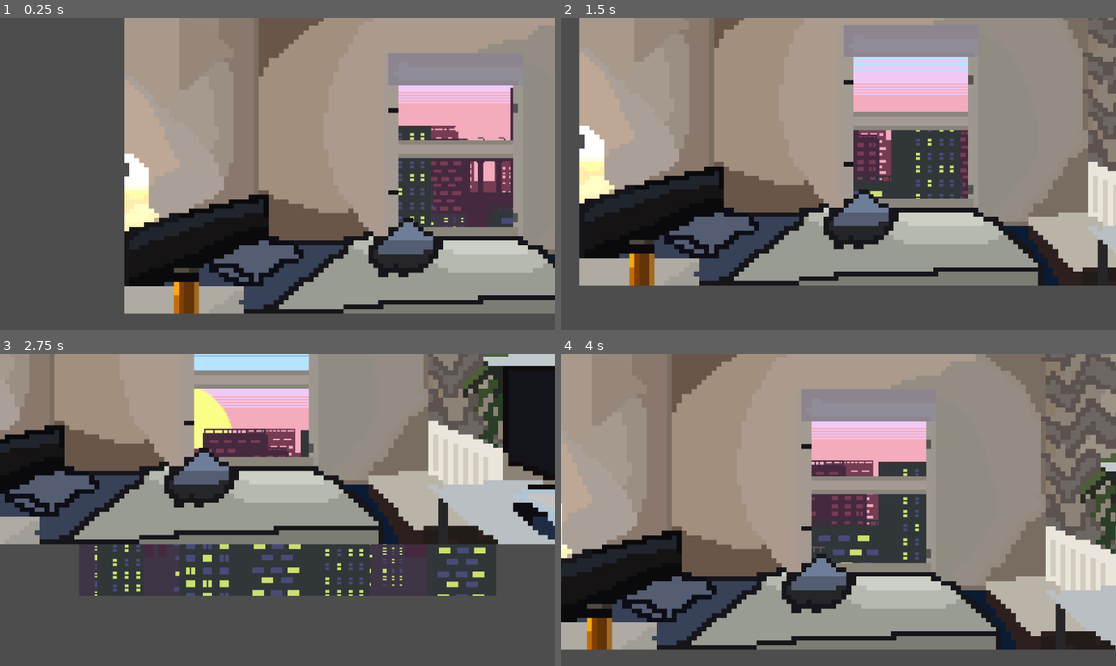
Above: before the commit, frames 1-4 (two rows, left to right).
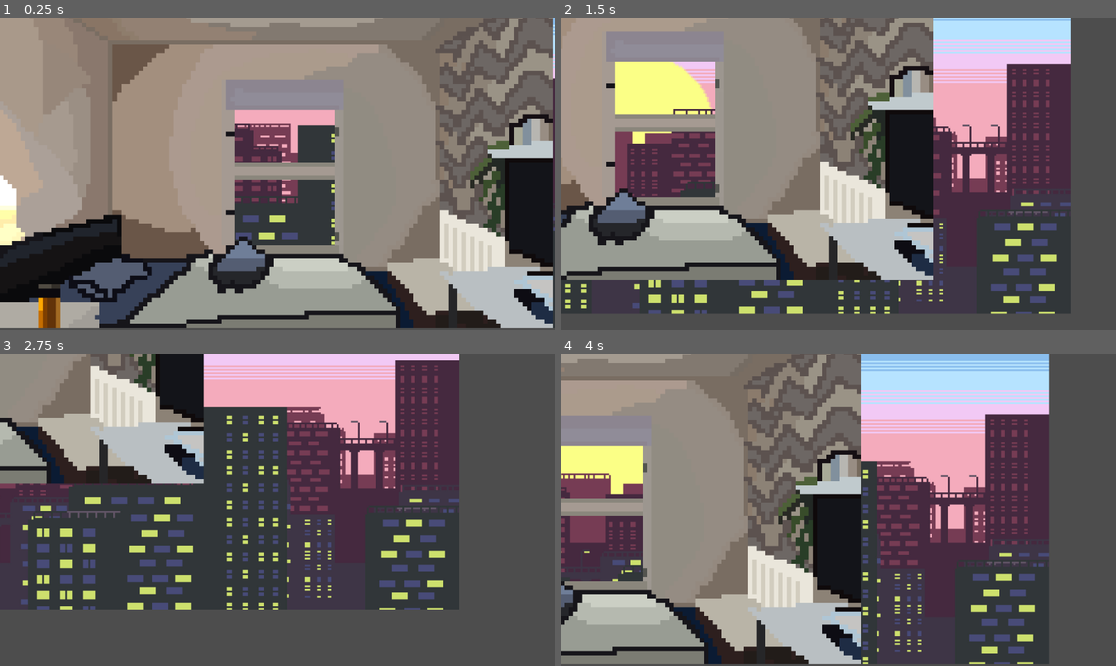
Above: after the commit, the same moments.

Repository: ammardyaakob/abroadsim
Game: Godot game, scene res://Room1.tscn
The game is run twice, just before and just after one commit, with the same random seed, the same clock (stepped at 60 frames per second) and the same inputs.
Inputs (mouse positions are in pixels of both pictures, inside the frame that each line leads up to):
- Up to frame 1 (0.25 s): no input
- Up to frame 2 (1.5 s): tap Enter at 0.5 s; move the mouse to (960, 158) at 0.52 s; hold Right (ui_right) 0.53-1.28 s; click (960, 158) at 0.6 s; move the mouse to (727, 189) at 1.27 s; hold Down (ui_down) from 1.28 s (still down); click (727, 189) at 1.35 s
- Up to frame 3 (2.75 s): move the mouse to (333, 441) at 2.02 s; release Down (ui_down) at 2.03 s; hold Right (ui_right) from 2.03 s (still down); click (333, 441) at 2.1 s
- Up to frame 4 (4 s): move the mouse to (810, 572) at 2.77 s; release Right (ui_right) at 2.78 s; hold Up (ui_up) 2.78-3.53 s; click (810, 572) at 2.85 s; move the mouse to (1005, 556) at 3.52 s; hold Left (ui_left) from 3.53 s (still down); click (1005, 556) at 3.6 s

The runs differ from the first frame. In frame 1, 79% of the frame differs, in the area x 0-100%, y 0-100%; in frame 2, 74%; in frame 3, 64%; in frame 4, 79%.

Commit message:
feat: add clickable bed window and desk

Diff:
--- /dev/null
+++ b/Outside.gd
@@ -0,0 +1,18 @@
+extends Area2D
+
+var selected = false;
+# Called when the node enters the scene tree for the first time.
+func _ready() -> void:
+	selected = false;
+
+# Called every frame. 'delta' is the elapsed time since the previous frame.
+func _process(delta: float) -> void:
+	if selected:
+		if Input.is_action_just_pressed("left_click"):
+			print("Window is clicked!")
+
+func _on_mouse_exited() -> void:
+	selected = false
+
+func _on_mouse_entered() -> void:
+	selected = true
--- a/Room1.tscn
+++ b/Room1.tscn
@@ -3,6 +3,12 @@
 [ext_resource type="PackedScene" uid="uid://dru70r8wn5ovh" path="res://Player.tscn" id="1_7sn5g"]
 [ext_resource type="Texture2D" uid="uid://vhbbltumjq87" path="res://Krita/Bedroom1.png" id="2_gf3we"]
 [ext_resource type="Texture2D" uid="uid://c6wygrg21qld3" path="res://kendall-smith-skyline.jpg" id="3_dewo4"]
+[ext_resource type="Script" uid="uid://cxa3iclfryei4" path="res://bed.gd" id="4_gf3we"]
+[ext_resource type="Script" uid="uid://bqo3iinxfyxs6" path="res://Outside.gd" id="5_6m4pu"]
+[ext_resource type="Script" uid="uid://dot4xlfqtw3ub" path="res://desk.gd" id="5_vowwe"]
+
+[sub_resource type="RectangleShape2D" id="RectangleShape2D_qyaky"]
+size = Vector2(207.75, 109)
 
 [node name="Node2D" type="Node2D" unique_id=463023459]
 
@@ -10,21 +16,12 @@
 
 [node name="TextureRect" type="TextureRect" parent="Room" unique_id=26932549]
 texture_filter = 1
-offset_left = -504.0
-offset_top = -256.0
-offset_right = 1760.0
-offset_bottom = 912.0
+offset_left = -12.0
+offset_top = -4.0
+offset_right = 1311.0
+offset_bottom = 648.0
 texture = ExtResource("2_gf3we")
-
-[node name="CharacterBody2D" parent="." unique_id=2091237456 instance=ExtResource("1_7sn5g")]
-visible = false
-z_index = 2
-position = Vector2(39.99994, 416.00003)
-scale = Vector2(0.60198283, 0.5950315)
-
-[node name="Camera2D" type="Camera2D" parent="CharacterBody2D" unique_id=404441982]
-zoom = Vector2(0.585, 0.585)
-limit_enabled = false
+stretch_mode = 4
 
 [node name="outside" type="Parallax2D" parent="." unique_id=458676280]
 scale = Vector2(1.0217749, 0.94794)
@@ -32,9 +29,48 @@
 
 [node name="TextureRect" type="TextureRect" parent="outside" unique_id=1135864540]
 z_index = -1
-offset_left = -70.46564
-offset_top = -143.469
-offset_right = 1537.0828
-offset_bottom = 861.43085
+offset_left = -7.829513
+offset_top = -3.1647577
+offset_right = 1272.1705
+offset_bottom = 716.83527
 scale = Vector2(0.90103656, 0.948997)
 texture = ExtResource("3_dewo4")
+stretch_mode = 4
+
+[node name="CharacterBody2D" parent="." unique_id=2091237456 instance=ExtResource("1_7sn5g")]
+visible = false
+z_index = 2
+position = Vector2(575, 328.00003)
+scale = Vector2(0.60198283, 0.5950315)
+
+[node name="Camera2D" type="Camera2D" parent="CharacterBody2D" unique_id=404441982]
+limit_enabled = false
+
+[node name="Bed" type="Area2D" parent="." unique_id=2099527611]
+script = ExtResource("4_gf3we")
+
+[node name="CollisionPolygon2D" type="CollisionPolygon2D" parent="Bed" unique_id=858844186]
+polygon = PackedVector2Array(247, 409, -11, 487, -9, 596, 77, 596, 76, 553, 125, 552, 125, 594, 206, 594, 206, 648, 828, 648, 828, 604, 709, 495, 549, 501, 508, 457, 450, 505, 246, 502)
+
+[node name="Outside" type="Area2D" parent="." unique_id=248082623]
+script = ExtResource("5_6m4pu")
+
+[node name="CollisionPolygon2D" type="CollisionPolygon2D" parent="Outside" unique_id=2034161512]
+polygon = PackedVector2Array(485, 339, 485, 469, 498, 455, 513, 456, 532, 475, 695, 475, 694, 341)
+
+[node name="CollisionShape2D" type="CollisionShape2D" parent="Outside" unique_id=371810625]
+position = Vector2(590.125, 249.5)
+shape = SubResource("RectangleShape2D_qyaky")
+
+[node name="Desk" type="Area2D" parent="." unique_id=1475947603]
+script = ExtResource("5_vowwe")
+
+[node name="CollisionPolygon2D" type="CollisionPolygon2D" parent="Desk" unique_id=597849436]
+polygon = PackedVector2Array(913, 537, 1039, 647, 1148, 649, 1151, 297, 1050, 297, 1050, 487, 1123, 518)
+
+[connection signal="mouse_entered" from="Bed" to="Bed" method="_on_mouse_entered"]
+[connection signal="mouse_exited" from="Bed" to="Bed" method="_on_mouse_exited"]
+[connection signal="mouse_entered" from="Outside" to="Outside" method="_on_mouse_entered"]
+[connection signal="mouse_exited" from="Outside" to="Outside" method="_on_mouse_exited"]
+[connection signal="mouse_entered" from="Desk" to="Desk" method="_on_mouse_entered"]
+[connection signal="mouse_exited" from="Desk" to="Desk" method="_on_mouse_exited"]
--- /dev/null
+++ b/bed.gd
@@ -0,0 +1,18 @@
+extends Area2D
+
+var selected = false;
+# Called when the node enters the scene tree for the first time.
+func _ready() -> void:
+	selected = false;
+
+# Called every frame. 'delta' is the elapsed time since the previous frame.
+func _process(delta: float) -> void:
+	if selected:
+		if Input.is_action_just_pressed("left_click"):
+			print("Bed is clicked!")
+
+func _on_mouse_exited() -> void:
+	selected = false
+
+func _on_mouse_entered() -> void:
+	selected = true
--- /dev/null
+++ b/desk.gd
@@ -0,0 +1,18 @@
+extends Area2D
+
+var selected = false;
+# Called when the node enters the scene tree for the first time.
+func _ready() -> void:
+	selected = false;
+
+# Called every frame. 'delta' is the elapsed time since the previous frame.
+func _process(delta: float) -> void:
+	if selected:
+		if Input.is_action_just_pressed("left_click"):
+			print("Desk is clicked!")
+
+func _on_mouse_exited() -> void:
+	selected = false
+
+func _on_mouse_entered() -> void:
+	selected = true
--- a/player.gd
+++ b/player.gd
@@ -14,11 +14,7 @@
 	else:
 		# Smoothly decelerate to zero when no keys are pressed
 		velocity.x = move_toward(velocity.x, 0, SPEED)
-		velocity.y = move_toward(velocity.y, 0, SPEED)
 
-		# Your custom animation stopping logic
-		if $AnimatedSprite2D.frame == 0:
-			$AnimatedSprite2D.stop()
 
 	# 3. Move the character
 	move_and_slide()
--- a/project.godot
+++ b/project.godot
@@ -16,4 +16,12 @@
 
 config/name="StoryWalker"
 run/main_scene="uid://merxpewoeju0"
-config/features=PackedStringArray("4.6", "Forward Plus")
+config/features=PackedStringArray("4.7", "Forward Plus")
+
+[input]
+
+left_click={
+"deadzone": 0.2,
+"events": [Object(InputEventMouseButton,"resource_local_to_scene":false,"resource_name":"","device":-1,"window_id":0,"alt_pressed":false,"shift_pressed":false,"ctrl_pressed":false,"meta_pressed":false,"button_mask":0,"position":Vector2(0, 0),"global_position":Vector2(0, 0),"factor":1.0,"button_index":1,"canceled":false,"pressed":false,"double_click":false,"script":null)
+]
+}
Not shown, added: Outside.gd.uid
Not shown, added: bed.gd.uid
Not shown, added: desk.gd.uid
